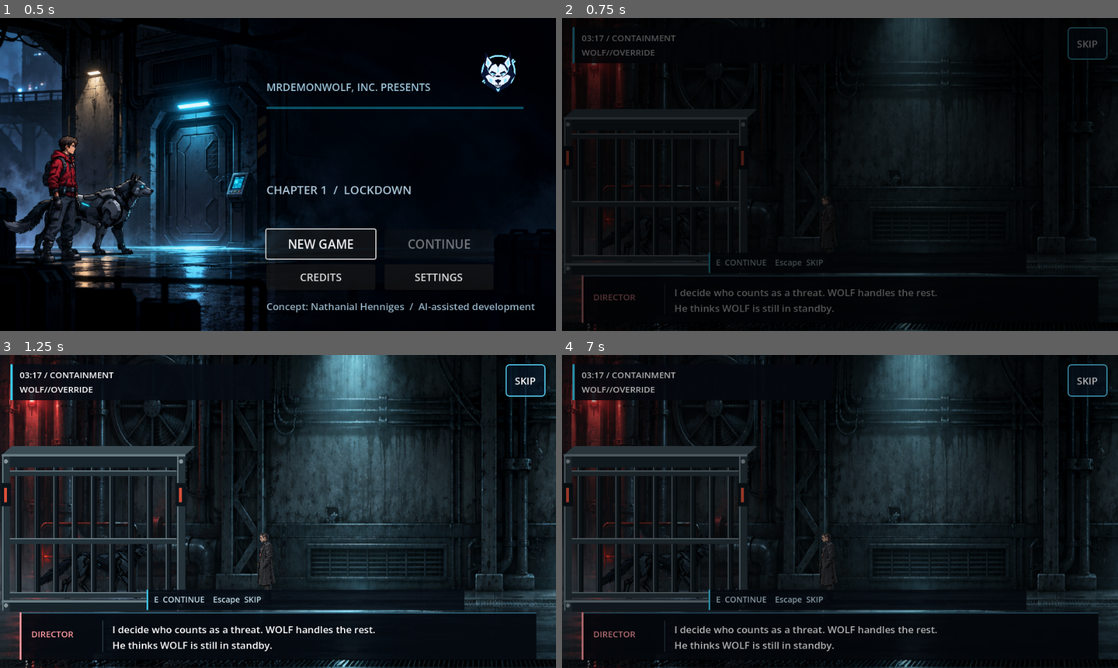
Above: before the commit, frames 1-4 (two rows, left to right).
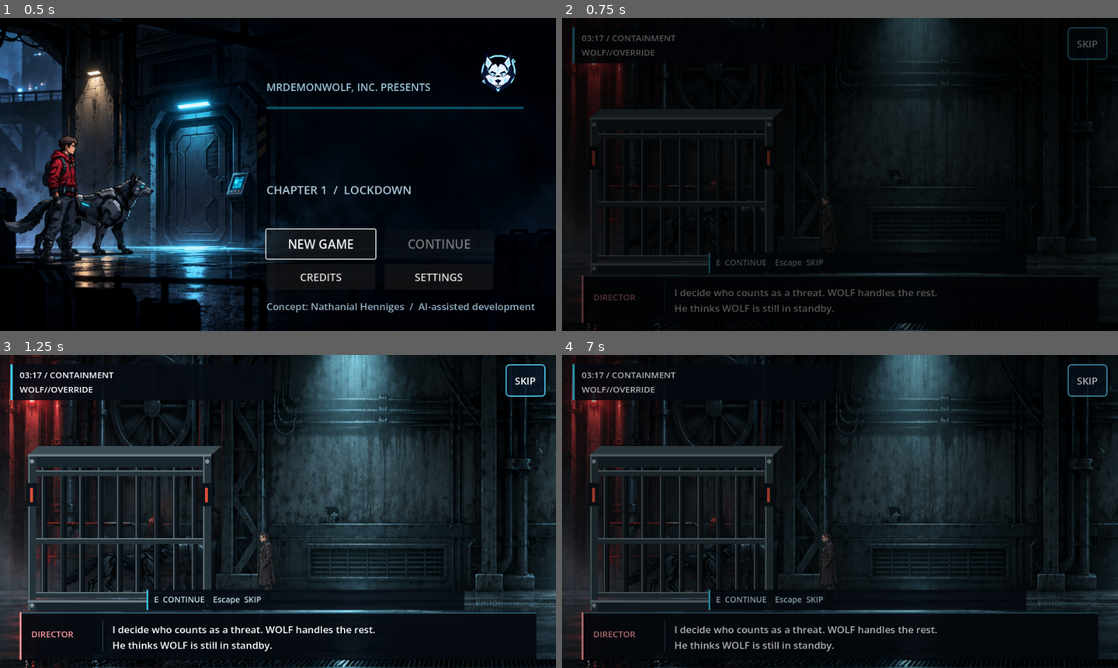
Above: after the commit, the same moments.

Repository: MrDemonWolf/wolf-override
Game: Godot game, scene res://scenes/main.tscn
Same seed, same stepped clock (60 frames per second), same inputs: the game is played once before the commit and once after it.
Inputs (mouse positions are in pixels of both pictures, inside the frame that each line leads up to):
- Up to frame 1 (0.5 s): no input
- Up to frame 2 (0.75 s): click "NEW GAME" at 0.5 s
- Up to frame 3 (1.25 s): no input
- Up to frame 4 (7 s): click "SKIP" at 1.25 s; move the mouse to (962, 495) at 2.02 s; hold D (move_right) 2.03-2.75 s; tap 1 (choice_1) at 2.1 s; click (962, 495) at 2.17 s; click "PAUSE" at 2.75 s; click "RESUME" at 3.5 s; tap Enter at 4.25, 6.5 s; drag from (728, 527) to (812, 574) at 4.27 s; tap Space at 5 s; move the mouse to (895, 442) at 5.02 s; hold A (move_left) 5.03-5.75 s; tap I (cycle_name) at 5.1 s; drag from (812, 574) to (673, 464) at 5.77 s; move the mouse to (1006, 558) at 6.52 s; hold D (move_right) from 6.53 s (still down); tap N (new_game) at 6.6 s

Frame 1 is identical in both runs. In frame 2, 1.0% of the frame differs, in the area x 0-39%, y 29-82%; in frame 3, 5.1%, in the area x 0-40%, y 29-82%; in frame 4, 3.4%.

Commit message:
Keep cage inside camera and exit after shutter opens

Diff:
--- a/apps/game/scenes/main.tscn
+++ b/apps/game/scenes/main.tscn
@@ -109,14 +109,14 @@
 [node name="IntroGate" type="Sprite2D" parent="."]
 visible = false
 z_index = 3
-position = Vector2(90, 365)
+position = Vector2(115, 365)
 script = ExtResource("12_cage")
 shutter = true
 
 [node name="IntroCage" type="Node2D" parent="."]
 visible = false
 z_index = 4
-position = Vector2(90, 365)
+position = Vector2(115, 365)
 script = ExtResource("12_cage")
 
 [node name="IntroDirector" type="Sprite2D" parent="."]
--- a/apps/game/scripts/main.gd
+++ b/apps/game/scripts/main.gd
@@ -203,9 +203,9 @@
 	$CheckpointLabel.hide()
 	for station: CanvasItem in [breaker_art, relay_art, checkpoint_art, breaker_status_light, relay_status_light, door_visual]:
 		station.hide()
-	wolf.position = Vector2(90.0, 423.0)
+	wolf.position = Vector2(115.0, 423.0)
 	wolf.body_sprite.modulate = Color("#365263")
-	intro_gate.position = Vector2(90.0, 365.0)
+	intro_gate.position = Vector2(115.0, 365.0)
 	intro_gate.set("opening", 0.0)
 	$IntroCage.show()
 	intro_gate.show()
@@ -241,7 +241,7 @@
 		intro_tween.tween_property(intro_gate, "opening", 1.0, 0.65).set_trans(Tween.TRANS_CUBIC).set_ease(Tween.EASE_OUT)
 		intro_tween.parallel().tween_property(intro_alarm, "color:a", 0.13, 0.18)
 		intro_tween.tween_callback(intro_gate.hide)
-		wolf.autonomous_target_x = 142.0
+		intro_tween.tween_callback(func() -> void: wolf.autonomous_target_x = 185.0)
 	elif intro_step == 2:
 		intro_step = 3
 		intro_gate.hide()
